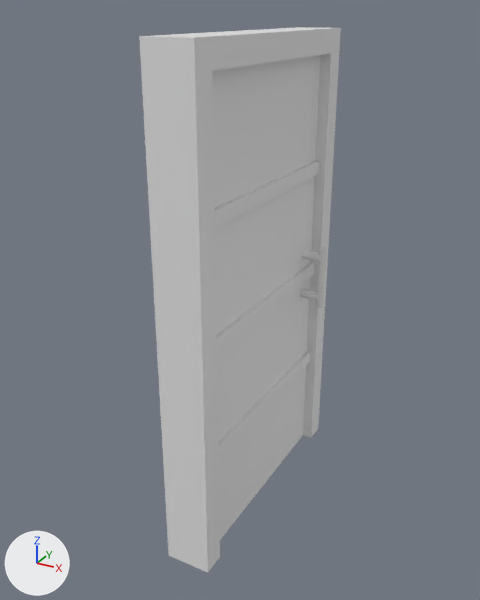
The FBX model DeeperAndDeeper/Assets/AssetsDeeperAndDeeper/Art/Models/FBX/door.fbx as it was, and as the next commit left it.
Camera for both pictures: a camera (50 mm lens) standing at (1.24, -2.39, 2.18) and looking at (-0.05, -0.05, 1.01). The axes (+X, +Y, +Z) are drawn at lower left. The lights are the same throughout. Where no turn or scale is listed for an object, it has been applied to the vertices.

The scene before the commit, as lines of its bpy script (objects in view):
```python
me_plane = bpy.data.meshes.new('Plane')
me_plane.from_pydata(...)  # 16 vertices, 14 faces; spans x -0.1..0.1, y -0.6..0.6, z 0.0..2.1
me_plane_001 = bpy.data.meshes.new('Plane.001')
me_plane_001.from_pydata(...)  # 324 vertices, 196 faces; spans x -0.17..0.17, y 0.0..1.0, z -1.0..1.0
ob_door = bpy.data.objects.new('door', me_plane_001)
ob_door.location = (0.0, -0.5, 1.0)
ob_encadrement = bpy.data.objects.new('encadrement', me_plane)
ob_encadrement.location = (0.0, 0.0, 0.0)
```
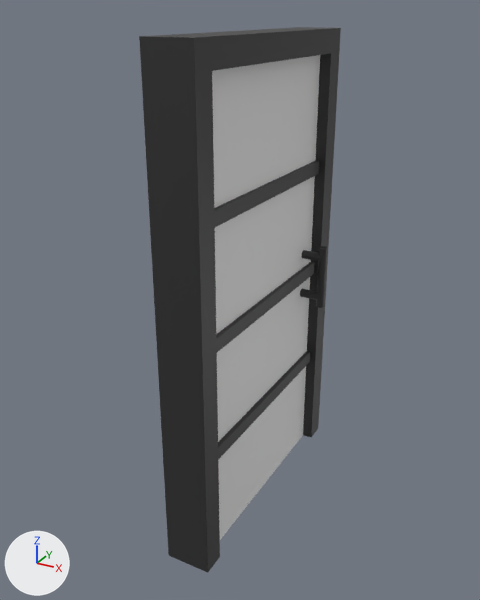
Where the change shows, as pixel boxes (x1, y1, x2, y2) in the pictures (480 x 600 px):
'encadrement', recoloured (white to black)
    both: (139, 27, 341, 573)
part 1 of me_plane_001, recoloured (white to black)
    both: (300, 246, 327, 308)
part 2 of me_plane_001, recoloured (white to black)
    both: (218, 351, 310, 460)
part 3 of me_plane_001, recoloured (white to black)
    both: (216, 262, 315, 352)
part 4 of me_plane_001, recoloured (white to black)
    both: (214, 161, 319, 227)

The edits, one by one:
Material 'BaseWhite' (mat_basewhite) is new.
Its base color is (0.8, 0.8, 0.8) (white #e7e7e7).
Material 'BaseBlack' (mat_baseblack) is new.
Its base color is (0.0277, 0.0277, 0.0277) (black #2e2e2e).
me_plane has 16 vertices, 14 faces and spans x -0.1..0.1, y -0.6..0.6, z 0.0..2.1.
me_plane now uses material mat_baseblack (black #2e2e2e).
me_plane_001 has 324 vertices, 196 faces and spans x -0.17..0.17, y 0.0..1.0, z -1.0..1.0.
me_plane_001 is used by ob_door; location (0.0, -0.5, 1.0).
me_plane_001 part 1: 132 of the faces centred in x -0.17..0.17, y 0.88..0.92, z -0.15..0.15 switch from no material to mat_baseblack (black #2e2e2e).
me_plane_001 part 2: 6 of the faces centred in x -0.07..0.07, y 0.5, z -0.53..-0.47 switch from no material to mat_baseblack (black #2e2e2e).
me_plane_001 part 3: 6 of the faces centred in x -0.07..0.07, y 0.5, z -0.03..0.03 switch from no material to mat_baseblack (black #2e2e2e).
me_plane_001 part 4: 6 of the faces centred in x -0.07..0.07, y 0.5, z 0.47..0.53 switch from no material to mat_baseblack (black #2e2e2e).
me_plane_001 now uses material mat_basewhite (white #e7e7e7).
